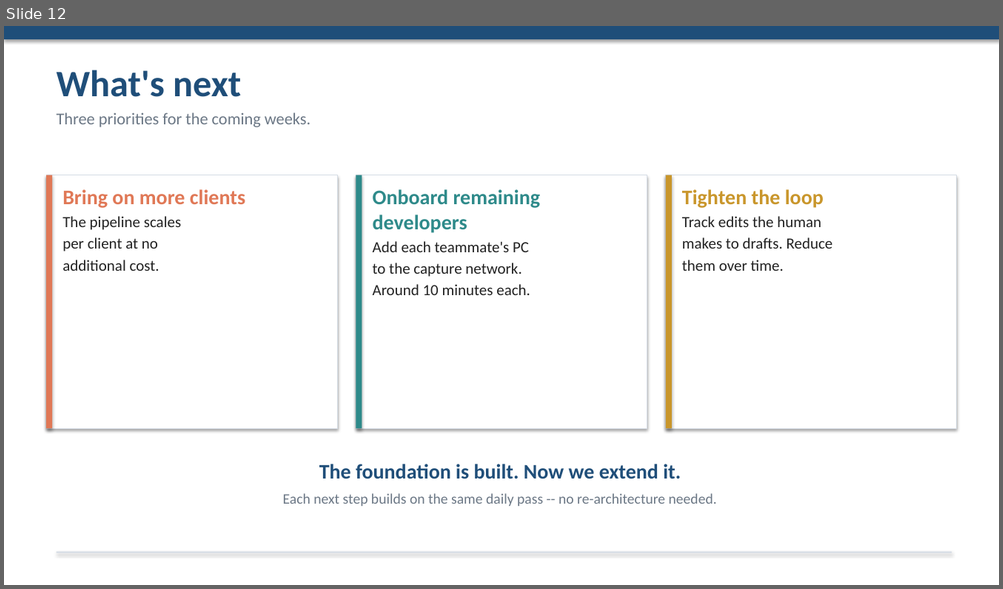
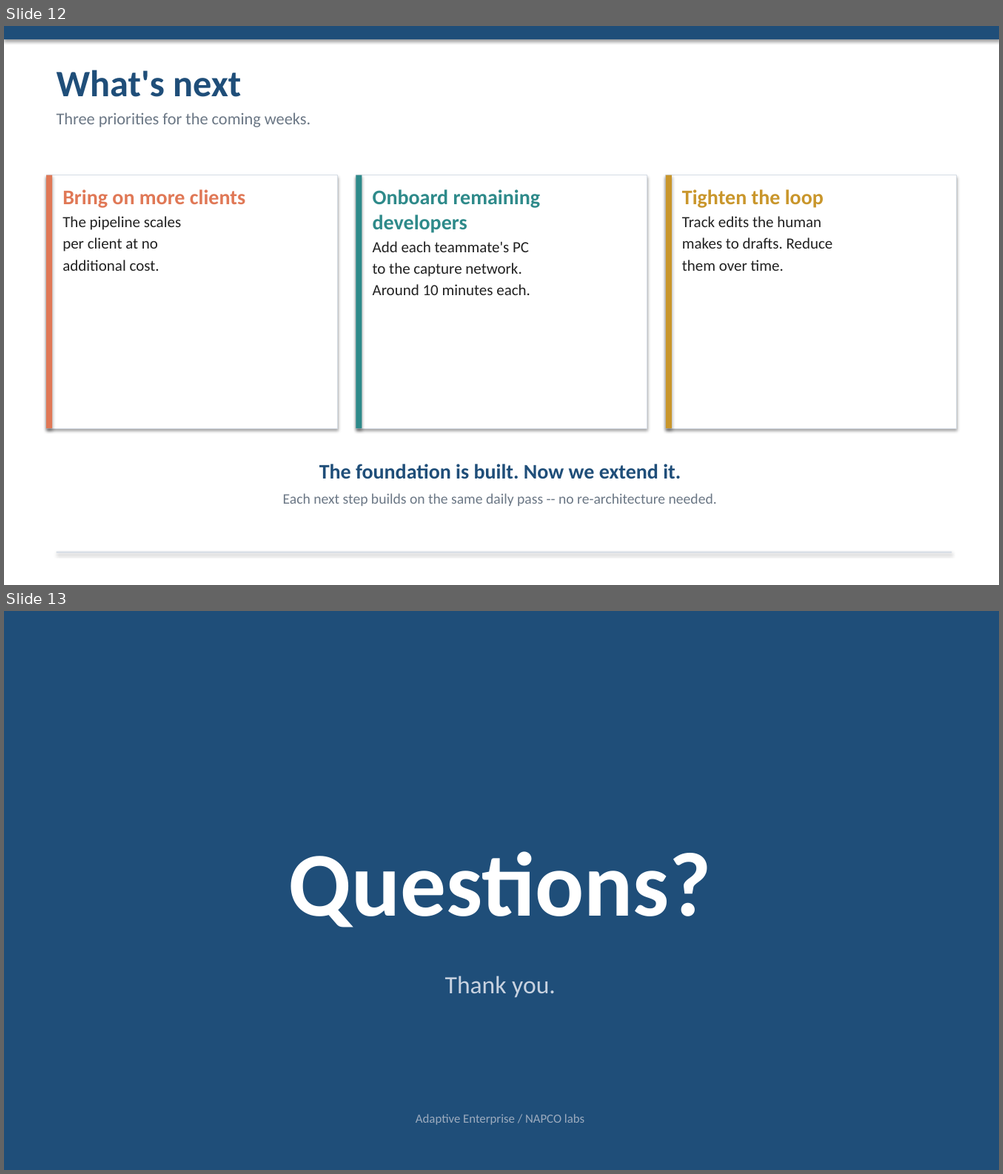
Before and after one commit to napco-labs/napco-nucleus, a slide deck: docs/NAPCO-Nucleus-System-Overview.pptx. Shown one above the other, each under a label of ours: slide 12 before the commit, slides 12 and 13 after it. The pictures are 1003x589 and 1003x1174 pixels, drawn with LibreOffice and Linux fonts; fonts in the diff are those of the drawing. Boxes give left, top, right and bottom in pixels: in the first picture for what was removed or moved away, otherwise in the second. Text is boxed around its words. In the diff, an @@ line names an element or a change of style, - is before the commit and + after.

```diff
--- a/docs/NAPCO-Nucleus-System-Overview.pptx
+++ b/docs/NAPCO-Nucleus-System-Overview.pptx
@@ slide 13 added at (x1=4, y1=611, x2=999, y2=1170), background #FFFFFF @@
@@ rectangle added at (x1=4, y1=611, x2=999, y2=1170), fill #1F4E79 @@
@@ text added at (x1=289, y1=851, x2=711, y2=928), 88 pt, text #FFFFFF, bold @@
+Questions?
@@ text added at (x1=445, y1=976, x2=555, y2=998), 24 pt, text #C8D2E0 @@
+Thank you.
@@ text added at (x1=415, y1=1114, x2=584, y2=1125), 12 pt, text #9CABBE @@
+Adaptive Enterprise / NAPCO labs
```
Also in this commit, not shown: 1 slide changed, 1 other file.
